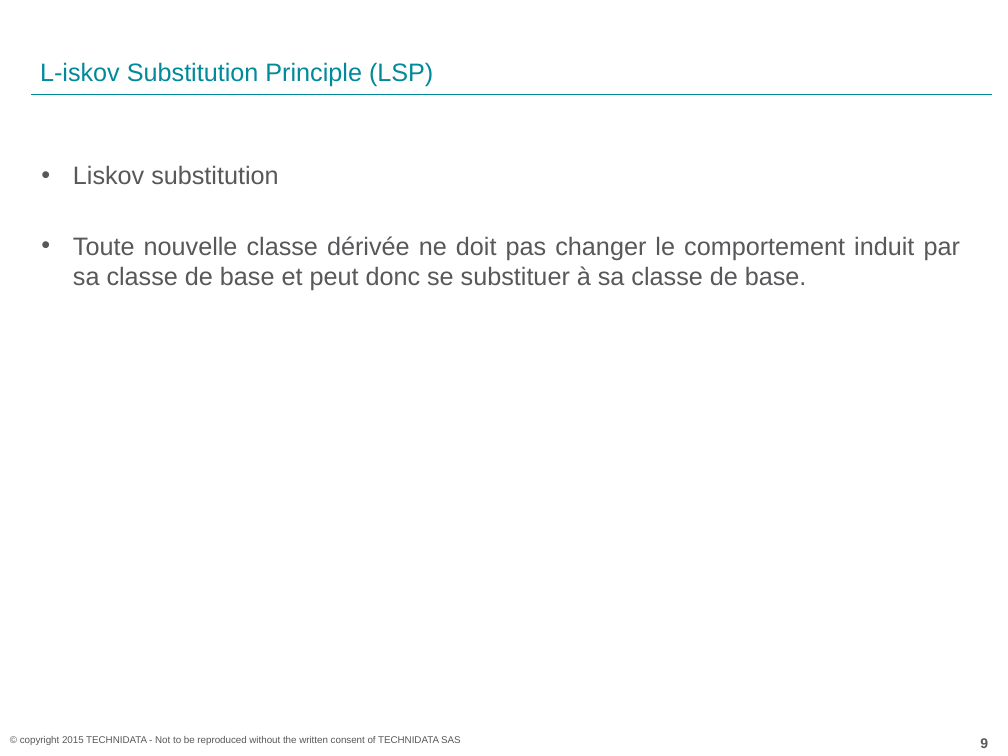
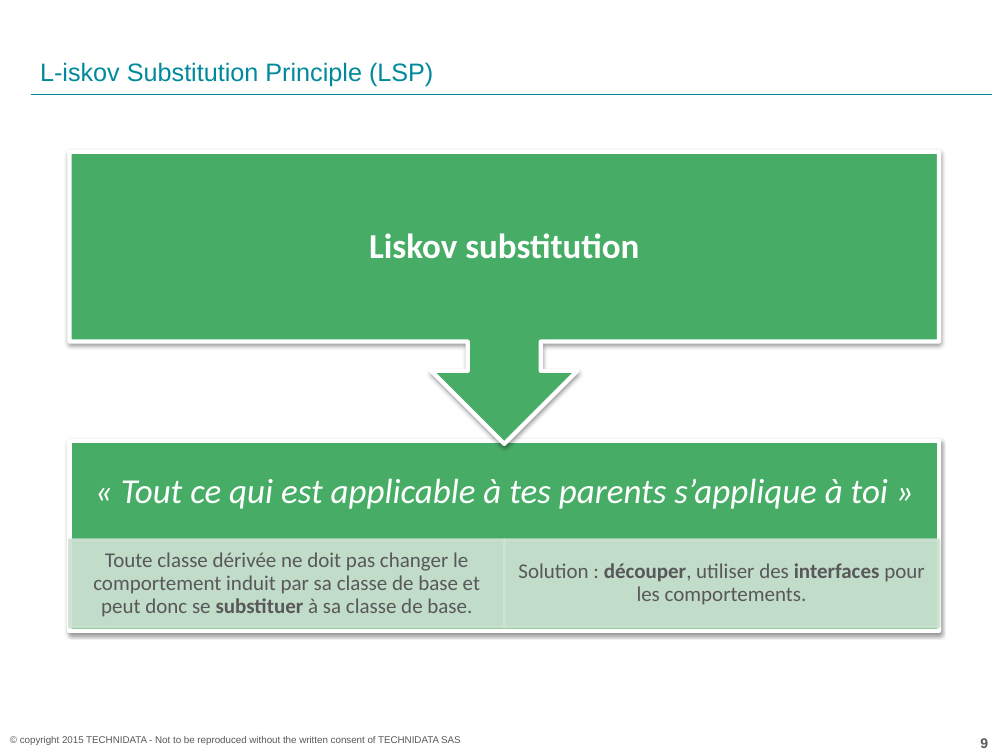
Before and after one commit to acoudene/ObjectCalisthenics, a slide deck: slide 9 of ObjectCalisthenics.pptx. Drawn at 1008x756 pixels with LibreOffice and Linux fonts; fonts in the diff are those of the drawing; background and template pictures are left out. Boxes give left, top, right and bottom in pixels: in the first picture for what was removed or moved away, otherwise in the second. Text is boxed around its words. In the diff, an @@ line names an element or a change of style, - is before the commit and + after.

```diff
--- a/ObjectCalisthenics.pptx
+++ b/ObjectCalisthenics.pptx
@@ group added at <box>70,151,938,631</box>: 3 rectangles, 3 texts, 1 up arrow callout @@
+« Tout ce qui est applicable à tes parents s’applique à toi »
+Solution : découper, utiliser des interfaces pour les comportements.
+Liskov substitution
@@ text "Toute classe dérivée ne doit ..." at <box>93,552,480,617</box>: vertical alignment top to middle @@
@@ text at <box>93,552,480,617</box>: text changed; size 18 to 15 pt; font Arial to Calibri @@
-• Liskov substitution
-• Toute nouvelle classe dérivée ne doit pas changer le comportement induit par sa classe de base et peut donc se substituer à sa classe de base.
+Toute classe dérivée ne doit pas changer le comportement induit par sa classe de base et peut donc se substituer à sa classe de base.
```
Also in this commit, not shown: 21 other slides changed.
